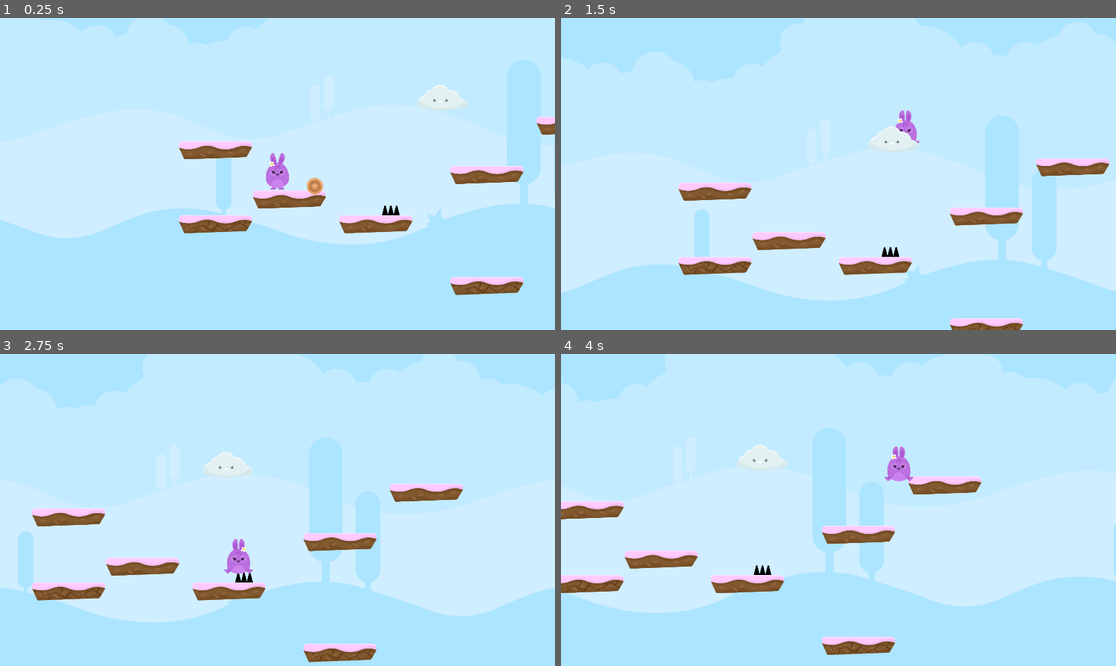
Above: before the commit, frames 1-4 (two rows, left to right).
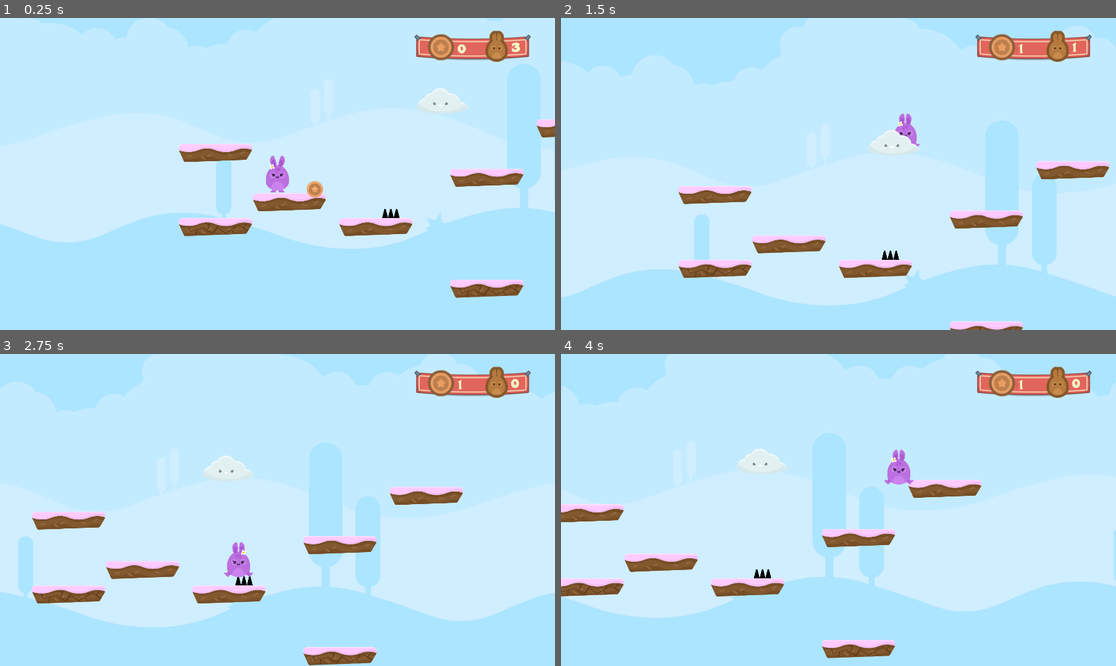
Above: after the commit, the same moments.

Repository: DiscoveringGodot/3_Hoppy_Days
Game: Godot game, scene res://Level 1.tscn
Same seed, same stepped clock (60 frames per second), same inputs: the game is played once before the commit and once after it.
Inputs:
- Up to frame 1 (0.25 s): no input
- Up to frame 2 (1.5 s): hold Right (ui_right) from 0.53 s (still down); tap Up (ui_up) at 0.77 s
- Up to frame 3 (2.75 s): tap Up (ui_up) at 1.52 s; release Right (ui_right) at 2.03 s; hold Left (ui_left) from 2.03 s (still down)
- Up to frame 4 (4 s): release Left (ui_left) at 2.78 s; hold Right (ui_right) from 2.78 s (still down); tap Up (ui_up) at 3.02, 3.77 s

The runs differ from the first frame. In frame 1, 5.8% of the frame differs, in the area x 0-100%, y 4-90%; in frame 2, 6.4%; in frame 3, 6.6%, in the area x 0-100%, y 4-100%; in frame 4, 6.5%.

Commit message:
Added GUI Added End Game screen

Diff:
--- a/Camera2D.tscn
+++ b/Camera2D.tscn
@@ -1,11 +1,24 @@
-[gd_scene load_steps=5 format=2]
-
-[ext_resource path="res://gfx/PNG/Background/bg_layer1.png" type="Texture" id=1]
-[ext_resource path="res://gfx/PNG/Background/bg_layer2.png" type="Texture" id=2]
-[ext_resource path="res://gfx/PNG/Background/bg_layer3.png" type="Texture" id=3]
-[ext_resource path="res://gfx/PNG/Background/bg_layer4.png" type="Texture" id=4]
-
-[node name="Camera2D" type="Camera2D" index="0"]
+[gd_scene load_steps=11 format=2]
+
+[ext_resource path="res://GUI.gd" type="Script" id=1]
+[ext_resource path="res://gfx/PNG/Background/bg_layer1.png" type="Texture" id=2]
+[ext_resource path="res://gfx/PNG/Background/bg_layer2.png" type="Texture" id=3]
+[ext_resource path="res://gfx/PNG/Background/bg_layer3.png" type="Texture" id=4]
+[ext_resource path="res://gfx/PNG/Background/bg_layer4.png" type="Texture" id=5]
+[ext_resource path="res://gfx/UI/bannerHanging.png" type="Texture" id=6]
+[ext_resource path="res://candles_.ttf" type="DynamicFontData" id=7]
+[ext_resource path="res://gfx/PNG/HUD/lifes.png" type="Texture" id=8]
+[ext_resource path="res://gfx/PNG/HUD/coin_bronze.png" type="Texture" id=9]
+
+[sub_resource type="DynamicFont" id=1]
+
+size = 30
+use_mipmaps = false
+use_filter = false
+font_data = ExtResource( 7 )
+_sections_unfolded = [ "Font", "Settings" ]
+
+[node name="Camera2D" type="Camera2D"]
 
 anchor_mode = 1
 rotating = false
@@ -29,6 +42,7 @@
 editor_draw_screen = true
 editor_draw_limits = false
 editor_draw_drag_margin = false
+script = ExtResource( 1 )
 _sections_unfolded = [ "Smoothing" ]
 
 [node name="ParallaxBackground" type="ParallaxBackground" parent="." index="0"]
@@ -59,12 +73,12 @@
 
 [node name="Sprite" type="Sprite" parent="ParallaxBackground/ParallaxLayer1" index="0"]
 
-texture = ExtResource( 1 )
+texture = ExtResource( 2 )
 
 [node name="ParallaxLayer2" type="ParallaxLayer" parent="ParallaxBackground" index="1"]
 
 editor/display_folded = true
-position = Vector2( 0, -250 )
+position = Vector2( -0.902466, -250 )
 motion_scale = Vector2( 0.6, 0.6 )
 motion_offset = Vector2( 0, 0 )
 motion_mirroring = Vector2( 2048, 0 )
@@ -107,6 +121,138 @@
 
 [node name="Sprite" type="Sprite" parent="ParallaxBackground/ParallaxLayer4" index="0"]
 
-texture = ExtResource( 4 )
+texture = ExtResource( 5 )
 region_rect = Rect2( 754, 65, 9, 3 )
 _sections_unfolded = [ "Animation", "Offset", "Region" ]
+
+[node name="GUI" type="CanvasLayer" parent="." index="1"]
+
+layer = 1
+offset = Vector2( 0, 0 )
+rotation = 0.0
+scale = Vector2( 1, 1 )
+transform = Transform2D( 1, 0, 0, 1, 0, 0 )
+
+[node name="Banner" type="TextureRect" parent="GUI" index="0"]
+
+anchor_left = 0.0
+anchor_top = 0.0
+anchor_right = 0.0
+anchor_bottom = 0.0
+margin_left = 1434.0
+margin_top = 58.0
+margin_right = 1702.0
+margin_bottom = 117.0
+rect_scale = Vector2( 1.5, 1.5 )
+rect_pivot_offset = Vector2( 0, 0 )
+rect_clip_content = false
+mouse_filter = 1
+mouse_default_cursor_shape = 0
+size_flags_horizontal = 1
+size_flags_vertical = 1
+texture = ExtResource( 6 )
+stretch_mode = 0
+_sections_unfolded = [ "Rect" ]
+__meta__ = {
+"_edit_group_": true
+}
+
+[node name="LivesText" type="RichTextLabel" parent="GUI/Banner" index="0"]
+
+anchor_left = 0.0
+anchor_top = 0.0
+anchor_right = 0.0
+anchor_bottom = 0.0
+margin_left = 222.0
+margin_top = 13.0
+margin_right = 263.0
+margin_bottom = 55.0
+rect_pivot_offset = Vector2( 0, 0 )
+rect_clip_content = true
+mouse_filter = 0
+mouse_default_cursor_shape = 0
+size_flags_horizontal = 1
+size_flags_vertical = 1
+custom_fonts/normal_font = SubResource( 1 )
+custom_colors/default_color = Color( 0.958112, 0.972656, 0.786484, 1 )
+bbcode_enabled = false
+bbcode_text = ""
+visible_characters = -1
+percent_visible = 1.0
+meta_underlined = true
+tab_size = 4
+text = "3"
+scroll_active = true
+scroll_following = false
+selection_enabled = false
+override_selected_font_color = false
+_sections_unfolded = [ "custom_colors", "custom_fonts" ]
+
+[node name="CoinText" type="RichTextLabel" parent="GUI/Banner" index="1"]
+
+anchor_left = 0.0
+anchor_top = 0.0
+anchor_right = 0.0
+anchor_bottom = 0.0
+margin_left = 99.0
+margin_top = 16.0
+margin_right = 162.0
+margin_bottom = 61.0
+rect_pivot_offset = Vector2( 0, 0 )
+rect_clip_content = false
+mouse_filter = 1
+mouse_default_cursor_shape = 0
+size_flags_horizontal = 1
+size_flags_vertical = 1
+custom_fonts/normal_font = SubResource( 1 )
+custom_colors/default_color = Color( 0.956863, 0.972549, 0.784314, 1 )
+bbcode_enabled = false
+bbcode_text = ""
+visible_characters = -1
+percent_visible = 1.0
+meta_underlined = true
+tab_size = 4
+text = "00"
+scroll_active = true
+scroll_following = false
+selection_enabled = false
+override_selected_font_color = false
+_sections_unfolded = [ "custom_colors", "custom_fonts" ]
+
+[node name="BunnyLogo" type="TextureRect" parent="GUI/Banner" index="2"]
+
+anchor_left = 0.0
+anchor_top = 0.0
+anchor_right = 0.0
+anchor_bottom = 0.0
+margin_left = 163.0
+margin_top = -9.0
+margin_right = 215.0
+margin_bottom = 62.0
+rect_pivot_offset = Vector2( 0, 0 )
+rect_clip_content = false
+mouse_filter = 1
+mouse_default_cursor_shape = 0
+size_flags_horizontal = 1
+size_flags_vertical = 1
+texture = ExtResource( 8 )
+stretch_mode = 0
+
+[node name="CoinLogo" type="TextureRect" parent="GUI/Banner" index="3"]
+
+anchor_left = 0.0
+anchor_top = 0.0
+anchor_right = 0.0
+anchor_bottom = 0.0
+margin_left = 31.0
+margin_top = -2.0
+margin_right = 91.0
+margin_bottom = 59.0
+rect_pivot_offset = Vector2( 0, 0 )
+rect_clip_content = false
+mouse_filter = 1
+mouse_default_cursor_shape = 0
+size_flags_horizontal = 1
+size_flags_vertical = 1
+texture = ExtResource( 9 )
+stretch_mode = 0
--- /dev/null
+++ b/EndGame.tscn
@@ -0,0 +1,62 @@
+[gd_scene load_steps=4 format=2]
+
+[ext_resource path="res://gfx/PNG/Background/bg_layer1.png" type="Texture" id=1]
+[ext_resource path="res://candles_.ttf" type="DynamicFontData" id=2]
+
+[sub_resource type="DynamicFont" id=1]
+
+size = 350
+use_mipmaps = false
+use_filter = true
+font_data = ExtResource( 2 )
+_sections_unfolded = [ "Font", "Settings" ]
+
+[node name="EndGame" type="Node2D"]
+
+[node name="TextureRect" type="TextureRect" parent="." index="0"]
+
+anchor_left = 0.0
+anchor_top = 0.0
+anchor_right = 0.0
+anchor_bottom = 0.0
+margin_right = 2048.0
+margin_bottom = 2048.0
+rect_pivot_offset = Vector2( 0, 0 )
+rect_clip_content = false
+mouse_filter = 1
+mouse_default_cursor_shape = 0
+size_flags_horizontal = 1
+size_flags_vertical = 1
+texture = ExtResource( 1 )
+stretch_mode = 0
+
+[node name="RichTextLabel" type="RichTextLabel" parent="." index="1"]
+
+anchor_left = 0.0
+anchor_top = 0.0
+anchor_right = 0.0
+anchor_bottom = 0.0
+margin_left = 355.0
+margin_top = 85.0
+margin_right = 1508.0
+margin_bottom = 992.0
+rect_pivot_offset = Vector2( 0, 0 )
+rect_clip_content = true
+mouse_filter = 0
+mouse_default_cursor_shape = 0
+size_flags_horizontal = 1
+size_flags_vertical = 1
+custom_fonts/normal_font = SubResource( 1 )
+custom_colors/default_color = Color( 0, 0, 0, 1 )
+bbcode_enabled = false
+bbcode_text = ""
+visible_characters = -1
+percent_visible = 1.0
+meta_underlined = true
+tab_size = 4
+text = "Game Over!"
+scroll_active = true
+scroll_following = false
+selection_enabled = false
+override_selected_font_color = false
+_sections_unfolded = [ "custom_colors" ]
--- /dev/null
+++ b/GUI.gd
@@ -0,0 +1,27 @@
+extends Camera2D
+
+onready var livestext = $GUI/Banner/LivesText
+onready var cointext = $GUI/Banner/CoinText
+
+var lives = 3
+var coins = 00
+
+func _ready():
+	update_GUI()
+
+func update_GUI():
+	livestext.text = str(lives)
+	cointext.text = str(coins)
+
+func _on_Player_coin_up():
+	coins +=1
+	update_GUI()
+
+
+func _on_Player_life_down():
+	lives -=1
+	update_GUI()
+
+func _on_Player_life_up():
+	lives +=1
+	update_GUI()
--- a/Level 1.tscn
+++ b/Level 1.tscn
@@ -1,15 +1,17 @@
-[gd_scene load_steps=6 format=2]
+[gd_scene load_steps=7 format=2]
 
 [ext_resource path="res://platforms.tres" type="TileSet" id=1]
 [ext_resource path="res://Coin.tscn" type="PackedScene" id=2]
 [ext_resource path="res://SpikesTop.tscn" type="PackedScene" id=3]
 [ext_resource path="res://Player.tscn" type="PackedScene" id=4]
-[ext_resource path="res://NPCs/NPC_Cloud.tscn" type="PackedScene" id=5]
+[ext_resource path="res://Camera2D.tscn" type="PackedScene" id=5]
+[ext_resource path="res://NPCs/NPC_Cloud.tscn" type="PackedScene" id=6]
 
-[node name="Level 1" type="Node2D"]
+[node name="Level 1" type="Node2D" index="0"]
 
 [node name="TileMap" type="TileMap" parent="." index="0"]
 
+position = Vector2( 0, -2.51758 )
 mode = 0
 tile_set = ExtResource( 1 )
 cell_size = Vector2( 64, 64 )
@@ -46,10 +48,18 @@
 collision_layer = 15
 jump_height = -1250
 
-[node name="NPC_Cloud" parent="." index="4" instance=ExtResource( 5 )]
+[node name="Camera2D" parent="Player" index="5" instance=ExtResource( 5 )]
+
+[node name="NPC_Cloud" parent="." index="4" instance=ExtResource( 6 )]
 
 position = Vector2( 1417.37, -98.184 )
 
 [connection signal="Coin_Pickup" from="Coin" to="Player" method="_on_Coin_Coin_Pickup"]
 
 [connection signal="body_shape_entered" from="SpikesTop" to="Player" method="take_damage"]
+
+[connection signal="coin_up" from="Player" to="Player/Camera2D" method="_on_Player_coin_up"]
+
+[connection signal="life_down" from="Player" to="Player/Camera2D" method="_on_Player_life_down"]
+
+[connection signal="life_up" from="Player" to="Player/Camera2D" method="_on_Player_life_up"]
--- a/Player.tscn
+++ b/Player.tscn
@@ -7,9 +7,8 @@
 [ext_resource path="res://gfx/PNG/Players/bunny2_walk1.png" type="Texture" id=5]
 [ext_resource path="res://gfx/PNG/Players/bunny2_walk2.png" type="Texture" id=6]
 [ext_resource path="res://gfx/PNG/Players/bunny2_jump.png" type="Texture" id=7]
-[ext_resource path="res://Camera2D.tscn" type="PackedScene" id=8]
-[ext_resource path="res://sound/happy.ogg" type="AudioStream" id=9]
-[ext_resource path="res://sound/coin_SFX.wav" type="AudioStream" id=10]
+[ext_resource path="res://sound/happy.ogg" type="AudioStream" id=8]
+[ext_resource path="res://sound/coin_SFX.wav" type="AudioStream" id=9]
 
 [sub_resource type="SpriteFrames" id=1]
 
@@ -65,11 +64,9 @@
 shape = SubResource( 2 )
 _sections_unfolded = [ "Transform" ]
 
-[node name="Camera2D" parent="CollisionShape2D" index="0" instance=ExtResource( 8 )]
-
 [node name="MusicPlayer" type="AudioStreamPlayer2D" parent="." index="2"]
 
-stream = ExtResource( 9 )
+stream = ExtResource( 8 )
 volume_db = 0.0
 autoplay = true
 max_distance = 2000.0
--- a/scripts/Player.gd
+++ b/scripts/Player.gd
@@ -8,6 +8,9 @@
 var current_animation = "idle"
 var coin_count = 0
 var lives = 3
+signal life_up
+signal life_down
+signal coin_up
 
 func _physics_process(delta):
 	fall()
@@ -48,17 +51,18 @@
 func _on_Coin_Coin_Pickup():
 	coin_count += 1
 	$Coin_sfx.play()
-	print (str(coin_count) + " coins")
+	emit_signal("coin_up")
 	if coin_count > 99:
 		lives +=1
+		emit_signal("life_up")
 
 func take_damage(body_id, body, body_shape, area_shape):
 	if body == self:
 		motion.y = jump_height
-		print ("ow")
+		emit_signal("life_down")
 		lives -= 1
-		if lives == 0:
+	if lives < 0:
 			_end_game()
 
 func _end_game():
-	pass
+	get_tree().change_scene("res://EndGame.tscn")
Not shown: 2 places in Camera2D.tscn that only renumber resources
Not shown: 2 places in Player.tscn that only renumber resources
Binary file added: gfx/UI/bannerHanging.png
Not shown, added: gfx/UI/bannerHanging.png.import
